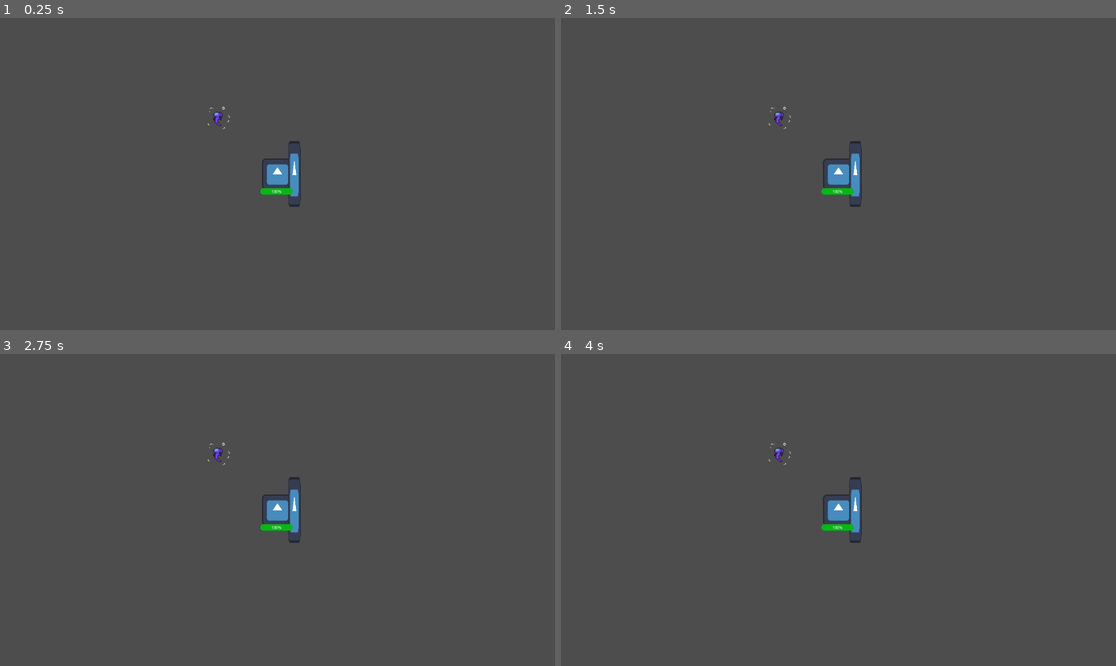
Above: before the commit, frames 1-4 (two rows, left to right).
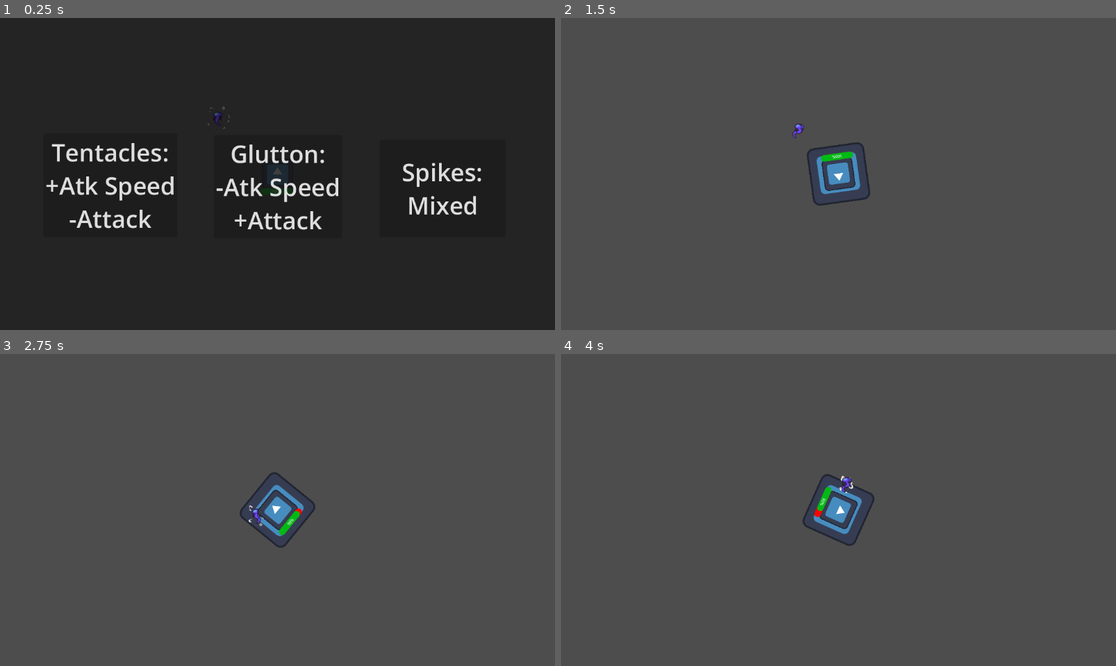
Above: after the commit, the same moments.

Repository: GavinWu42711/Campfire
Game: Godot game, scene res://Scenes/Main.tscn
The game is run twice, just before and just after one commit, with the same random seed, the same clock (stepped at 60 frames per second) and the same inputs. This scene is started directly instead of the project's main scene. The engine's default icon, where the game draws it, is replaced by a stand-in: a white triangle on a blue panel in a dark square.
Inputs (mouse positions are in pixels of both pictures, inside the frame that each line leads up to):
- Up to frame 1 (0.25 s): no input
- Up to frame 2 (1.5 s): tap Enter at 0.5 s; move the mouse to (960, 158) at 0.52 s; click (960, 158) at 0.6 s; move the mouse to (727, 189) at 1.27 s; right-click (727, 189) at 1.35 s
- Up to frame 3 (2.75 s): tap Space at 2 s; move the mouse to (333, 441) at 2.02 s; click (333, 441) at 2.1 s
- Up to frame 4 (4 s): move the mouse to (810, 572) at 2.77 s; right-click (810, 572) at 2.85 s; tap Enter at 3.5 s; move the mouse to (1005, 556) at 3.52 s; click (1005, 556) at 3.6 s

The runs differ from the first frame. In frame 1, 100% of the frame differs, in the area x 0-100%, y 0-100%; in frame 2, 1.0%; in frame 3, 1.1%; in frame 4, 1.1%.

Commit message:
selection screen
selection screen

Diff:
--- a/campfire/Scenes/Glutton.tscn
+++ b/campfire/Scenes/Glutton.tscn
@@ -1,6 +1,6 @@
 [gd_scene format=3 uid="uid://c3h7oji1etkud"]
 
-[ext_resource type="Script" uid="uid://b5i73gck28tkx" path="res://Scenes/glutton.gd" id="1_ojcnx"]
+[ext_resource type="Script" uid="uid://b5i73gck28tkx" path="res://Scripts/glutton.gd" id="1_ojcnx"]
 [ext_resource type="Texture2D" uid="uid://cxipc0kbeetf7" path="res://Assets/icon.svg" id="2_ojcnx"]
 
 [sub_resource type="CircleShape2D" id="CircleShape2D_fxa1p"]
--- a/campfire/Scenes/Main.tscn
+++ b/campfire/Scenes/Main.tscn
@@ -1,11 +1,19 @@
 [gd_scene format=3 uid="uid://cjkxvirdnhqsu"]
 
 [ext_resource type="PackedScene" uid="uid://quij7qwf8fa" path="res://Scenes/Enemy.tscn" id="1_idj7w"]
+[ext_resource type="PackedScene" uid="uid://1qs6ffmyuihq" path="res://Scenes/selection_screen.tscn" id="1_kln2b"]
 [ext_resource type="PackedScene" uid="uid://r1lfrw2x34u4" path="res://Scenes/Player.tscn" id="2_kln2b"]
 
 [node name="Node2D" type="Node2D" unique_id=769676833]
 
+[node name="Selection Screen" parent="." unique_id=176216696 instance=ExtResource("1_kln2b")]
+
 [node name="Enemy" parent="." unique_id=26514473 instance=ExtResource("1_idj7w")]
+enemy_attack_damage = 10
 
 [node name="Player" parent="." unique_id=642714803 instance=ExtResource("2_kln2b")]
 position = Vector2(249, 233)
+
+[connection signal="choose_glutton_signal" from="Selection Screen" to="Player" method="_on_selection_screen_choose_glutton_signal"]
+[connection signal="choose_spikes_signal" from="Selection Screen" to="Player" method="_on_selection_screen_choose_spikes_signal"]
+[connection signal="choose_tentacles_signal" from="Selection Screen" to="Player" method="_on_selection_screen_choose_tentacles_signal"]
--- a/campfire/Scenes/Player.tscn
+++ b/campfire/Scenes/Player.tscn
@@ -32,6 +32,8 @@
 texture = ExtResource("2_gntrk")
 
 [node name="Tentacles" parent="." unique_id=79731013 instance=ExtResource("3_5ixxa")]
+process_mode = 4
+visible = false
 position = Vector2(70, 0)
 scale = Vector2(0.3917232, 2.116013)
 
@@ -45,12 +47,14 @@
 value = 100.0
 
 [node name="Spikes" parent="." unique_id=954835427 instance=ExtResource("4_5ixxa")]
+process_mode = 4
 visible = false
 z_index = -1
 collision_layer = 0
 collision_mask = 0
 
 [node name="Glutton" parent="." unique_id=505521471 instance=ExtResource("5_nn08x")]
+process_mode = 4
 visible = false
 position = Vector2(93, 0)
 scale = Vector2(0.88547325, 1.914584)
--- /dev/null
+++ b/campfire/Scenes/selection_screen.tscn
@@ -0,0 +1,52 @@
+[gd_scene format=3 uid="uid://1qs6ffmyuihq"]
+
+[ext_resource type="Script" uid="uid://5el7cfnds3gm" path="res://Scripts/selection_screen.gd" id="1_w3yxc"]
+
+[node name="Selection Screen" type="Node2D" unique_id=176216696]
+process_mode = 2
+visible = false
+script = ExtResource("1_w3yxc")
+
+[node name="CanvasLayer" type="CanvasLayer" parent="." unique_id=1465631134]
+visible = false
+
+[node name="ColorRect" type="ColorRect" parent="CanvasLayer" unique_id=1147908772]
+offset_right = 1154.0
+offset_bottom = 675.0
+color = Color(0, 0, 0, 0.53333336)
+
+[node name="Button" type="Button" parent="CanvasLayer/ColorRect" unique_id=1865969454]
+layout_mode = 0
+offset_left = 90.0
+offset_top = 240.0
+offset_right = 368.0
+offset_bottom = 455.0
+theme_override_font_sizes/font_size = 50
+text = "Tentacles:
++Atk Speed
+-Attack"
+
+[node name="Button2" type="Button" parent="CanvasLayer/ColorRect" unique_id=847348947]
+layout_mode = 0
+offset_left = 444.0
+offset_top = 243.0
+offset_right = 710.0
+offset_bottom = 458.0
+theme_override_font_sizes/font_size = 50
+text = "Glutton:
+-Atk Speed
++Attack"
+
+[node name="Button3" type="Button" parent="CanvasLayer/ColorRect" unique_id=906276839]
+layout_mode = 0
+offset_left = 788.0
+offset_top = 253.0
+offset_right = 1049.0
+offset_bottom = 455.0
+theme_override_font_sizes/font_size = 50
+text = "Spikes:
+Mixed"
+
+[connection signal="pressed" from="CanvasLayer/ColorRect/Button" to="." method="_on_button_pressed"]
+[connection signal="pressed" from="CanvasLayer/ColorRect/Button2" to="." method="_on_button_2_pressed"]
+[connection signal="pressed" from="CanvasLayer/ColorRect/Button3" to="." method="_on_button_3_pressed"]
--- a/campfire/Scripts/player.gd
+++ b/campfire/Scripts/player.gd
@@ -6,10 +6,6 @@
 @onready var glutton: Area2D = $Glutton
 @onready var tentacles: Area2D = $Tentacles
 @onready var hp_bar: ProgressBar = $HpBar
-@onready var button: Button = $CanvasLayer/ColorRect/Button
-@onready var button_2: Button = $CanvasLayer/ColorRect/Button2
-@onready var button_3: Button = $CanvasLayer/ColorRect/Button3
-@onready var start_selection: ColorRect = $CanvasLayer/ColorRect
 
 signal take_damage_signal(damage:int)
 
@@ -30,7 +26,18 @@
 func _ready() -> void:
 	take_damage_signal.connect(take_damage)
 	click_pos = position
-	get_tree().paused = true
+
+func _on_selection_screen_choose_glutton_signal() -> void:
+	glutton.process_mode = Node.PROCESS_MODE_INHERIT
+	glutton.visible = true
+
+func _on_selection_screen_choose_spikes_signal() -> void:
+	spikes.process_mode = Node.PROCESS_MODE_INHERIT
+	spikes.visible = true
+
+func _on_selection_screen_choose_tentacles_signal() -> void:
+	tentacles.process_mode = Node.PROCESS_MODE_INHERIT
+	tentacles.visible = true
 
 func take_damage(damage:int):
 	print("supposed to take damage")
@@ -88,22 +95,3 @@
 		is_dashing = true
 		dash_on_cd = true
 		look_at(get_global_mouse_position())
-
-
-func _on_button_pressed() -> void:
-	spikes.process_mode = Node.PROCESS_MODE_INHERIT
-	spikes.visible = true
-	start_selection.visible = false
-	get_tree().paused = false
-
-func _on_button_2_pressed() -> void:
-	glutton.process_mode = Node.PROCESS_MODE_INHERIT
-	glutton.visible = true
-	start_selection.visible = false
-	get_tree().paused = false
-
-func _on_button_3_pressed() -> void:
-	tentacles.process_mode = Node.PROCESS_MODE_INHERIT
-	tentacles.visible = true
-	start_selection.visible = false
-	get_tree().paused = false
--- /dev/null
+++ b/campfire/Scripts/selection_screen.gd
@@ -0,0 +1,25 @@
+extends Node2D
+
+signal choose_tentacles_signal
+signal choose_spikes_signal
+signal choose_glutton_signal
+@onready var selection_screen: CanvasLayer = $CanvasLayer
+
+func _ready():
+	get_tree().paused = true
+	selection_screen.visible = true
+
+func _on_button_pressed() -> void:
+	selection_screen.visible = false
+	choose_tentacles_signal.emit()
+	get_tree().paused = false
+
+func _on_button_2_pressed() -> void:
+	selection_screen.visible = false
+	choose_glutton_signal.emit()
+	get_tree().paused = false
+
+func _on_button_3_pressed() -> void:
+	selection_screen.visible = false
+	choose_spikes_signal.emit()
+	get_tree().paused = false
--- a/campfire/project.godot
+++ b/campfire/project.godot
@@ -11,7 +11,7 @@
 [application]
 
 config/name="Campfire"
-run/main_scene="uid://bv0et8ndjqwyt"
+run/main_scene="uid://cjkxvirdnhqsu"
 config/features=PackedStringArray("4.6", "Mobile")
 config/icon="res://Assets/icon.svg"
 
Not shown: 1 places in campfire/Scenes/Enemy.tscn that only renumber resources
Renamed: campfire/Scenes/glutton.gd -> campfire/Scripts/glutton.gd
Renamed: campfire/Scenes/glutton.gd.uid -> campfire/Scripts/glutton.gd.uid
Not shown, added: campfire/Scripts/selection_screen.gd.uid
